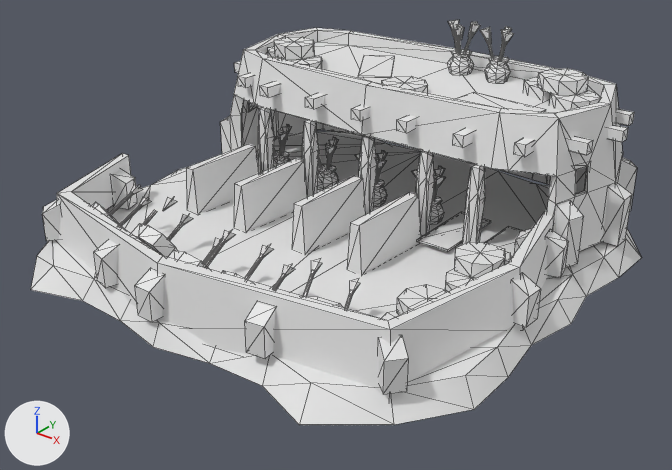
Before and after pictures for a commit that changed the COLLADA model art/meshes/structural/soninke/range.dae.
One viewpoint serves both versions: a 50 mm lens placed at (25.1, -34.0, 19.3), pointed at (0.4, -3.1, 0.2). Arrows for +X, +Y and +Z are at lower left; the lights stay in place. The older version comes first. Mesh edges are drawn as thin lines.

Names of what the first picture shows: 'range'.
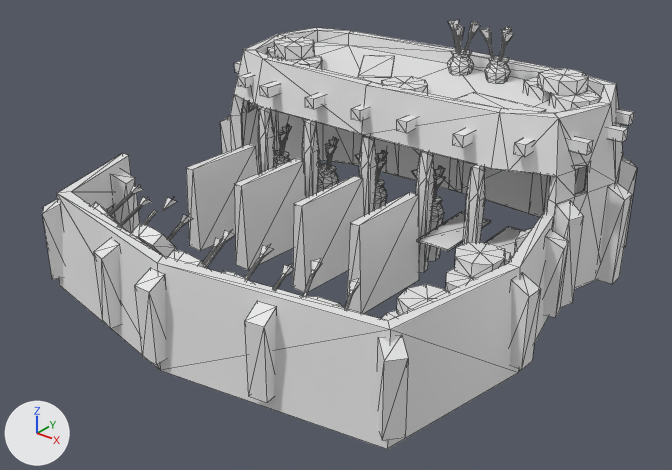
The edits, one by one:
me_cubo_565 is used by ob_range; location (0.0, 0.0, 0.0).
me_cubo_565 had 1964 vertices, 3080 faces and spanned x -12.5..11.9, y -14.2..10.4, z -0.9..8.5.
me_cubo_565 now has 1906 vertices, 2990 faces and spans x -11.9..11.4, y -13.8..9.9, z -2.4..8.5.
me_cubo_565 part 1: the loose piece of 64 vertices spanning x -12.5..11.9, y -14.2..10.4, z -0.9..0.0 is deleted.
Part 2, on me_cubo_565:
247 vertices in x -11.9..11.4, y -13.8..9.9, z -0.4..0.1 move by (0.0, 0.0, -2.0).
6 vertices are added at (8.9, 1.0, -1.7), (10.1, -4.4, -1.7), (8.9, -10.8, -1.7), (8.9, 1.0, 0.3), (10.1, -4.4, 0.3), (8.9, -10.8, 0.3).
4 new faces join them.

What differs and where, as boxes (x1, y1, x2, y2) in the pictures (672 x 470 px; the box of a moved part takes in the faces that stretch with it):
'range', reshaped: before (31, 20, 641, 425); after (42, 20, 637, 449)
part 1 of me_cubo_565, deleted: before (31, 131, 641, 425)
part 2 of me_cubo_565, moved or reshaped: before (42, 107, 637, 400); after (42, 107, 637, 449)
